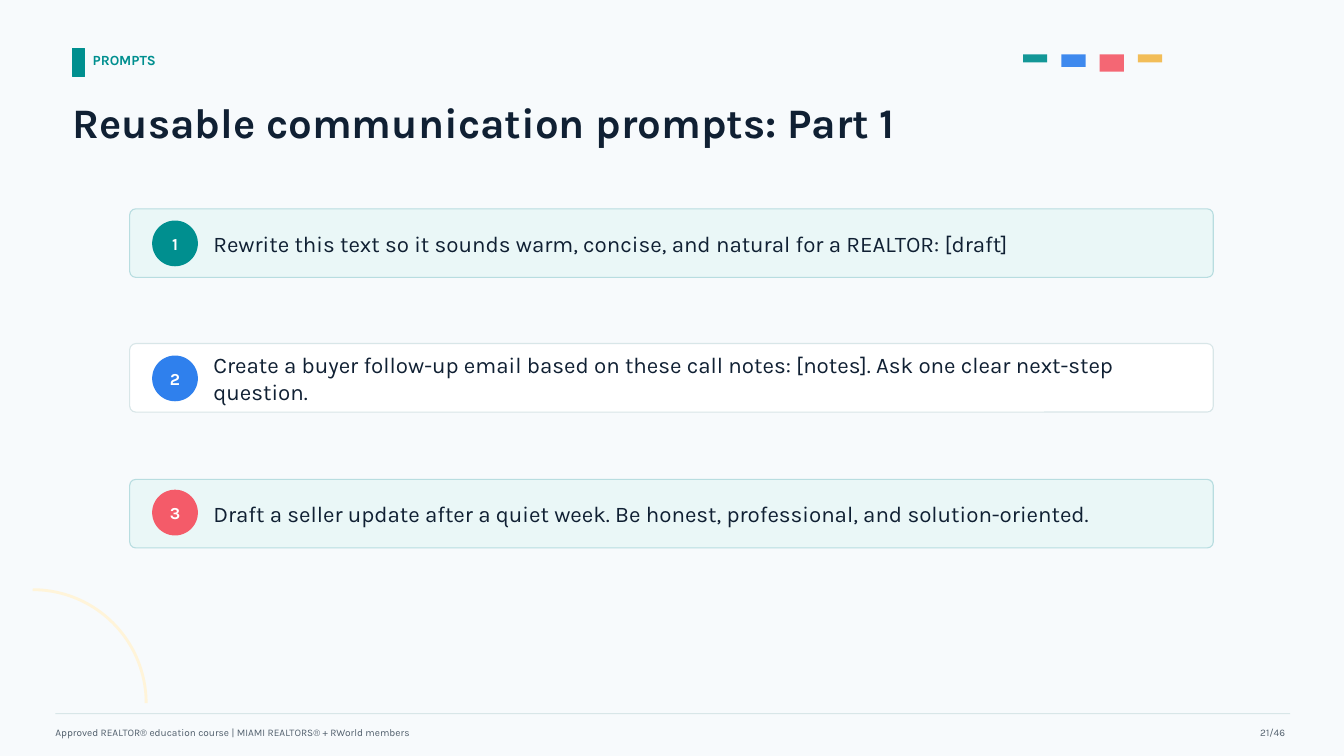
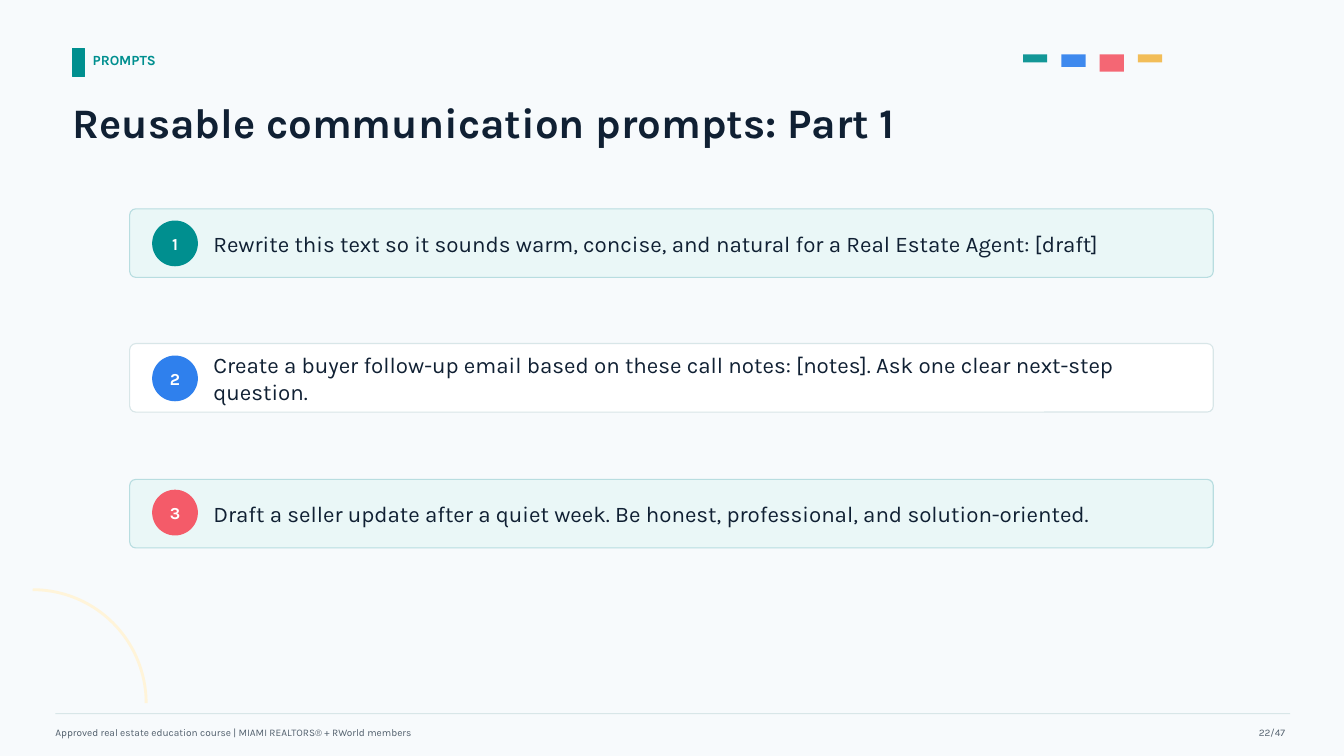
Before and after one commit to ianbprice/miami-realtors-ai-course-series, a slide deck: slide 22 of slides/course-01-ai-for-real-estate-sales-approved-instructor-deck.pptx. Drawn at 1344x756 pixels with LibreOffice and Linux fonts; fonts in the diff are those of the drawing. Boxes give left, top, right and bottom in pixels: in the first picture for what was removed or moved away, otherwise in the second. Text is boxed around its words. In the diff, an @@ line names an element or a change of style, - is before the commit and + after.

Commit message:
Update Course 1 real estate agent terminology

```diff
--- a/slides/course-01-ai-for-real-estate-sales-approved-instructor-deck.pptx
+++ b/slides/course-01-ai-for-real-estate-sales-approved-instructor-deck.pptx
@@ text at (x1=213, y1=235, x2=1098, y2=258): text changed @@
-Rewrite this text so it sounds warm, concise, and natural for a REALTOR: [draft]
+Rewrite this text so it sounds warm, concise, and natural for a Real Estate Agent: [draft]
@@ text at (x1=55, y1=729, x2=411, y2=739): text changed @@
-Approved REALTOR® education course | MIAMI REALTORS® + RWorld members
+Approved real estate education course | MIAMI REALTORS® + RWorld members
@@ text at (x1=1259, y1=728, x2=1285, y2=737): text changed @@
-21/46
+22/47
```
Also in this commit, not shown: 41 other slides changed, 3 other files.
